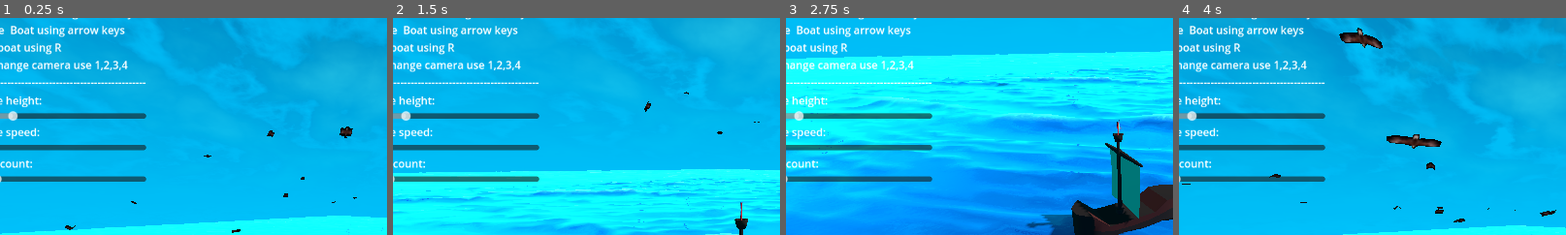
Above: before the commit, frames 1-4 (left to right).
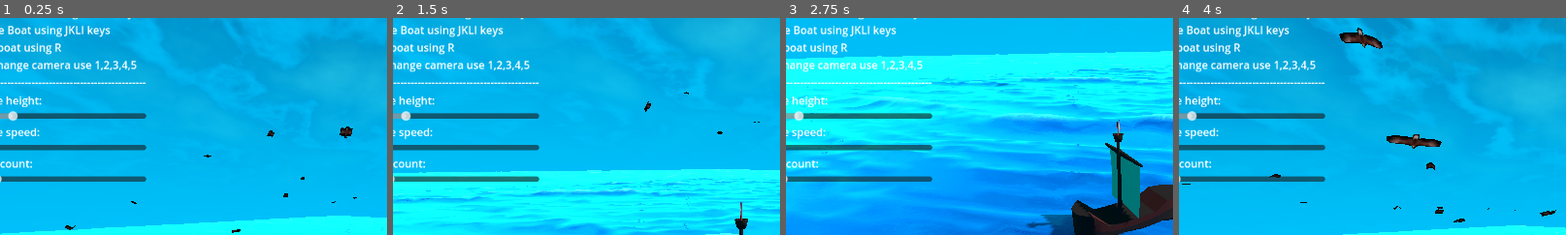
Above: after the commit, the same moments.

Repository: D0V4HKIIN/cs-341-computer-graphics-project
Game: Godot game, scene res://Main.tscn
Two runs of this game, one before a commit and one after it. Both use one fixed random seed, a clock stepped at 60 frames per second and the inputs below. The engine's default icon, where the game draws it, is replaced by a stand-in: a white triangle on a blue panel in a dark square.
Inputs (mouse positions are % of the whole screen's width and height, from its top left):
- Up to frame 1 (0.25 s): no input
- Up to frame 2 (1.5 s): move the mouse to (72, 45) at 0.52 s; hold Right (boat_right) 0.53-1.28 s; tap 1 (camera_1) at 0.6 s; move the mouse to (30, 55) at 1.27 s; hold Down (boat_back) from 1.28 s (still down); tap 2 (camera_2) at 1.35 s
- Up to frame 3 (2.75 s): move the mouse to (60, 28) at 2.02 s; release Down (boat_back) at 2.03 s; hold Right (boat_right) from 2.03 s (still down); tap 3 (camera_3) at 2.1 s
- Up to frame 4 (4 s): move the mouse to (45, 70) at 2.77 s; release Right (boat_right) at 2.78 s; hold Up (boat_forward) 2.78-3.53 s; tap 4 (camera_4) at 2.85 s; move the mouse to (80, 65) at 3.52 s; hold Left (boat_left) from 3.53 s (still down); tap 5 (camera_5) at 3.6 s
The pictures show only the part of the screen within x 5-55%, y 2-52%; the shares and areas given below are measured in that part.

The runs differ from the first frame. In frame 1, 0.9% of the frame differs, in the area x 2-36%, y 3-25%; in frame 2, 0.9%; in frame 3, 0.9%; in frame 4, 0.9%.

Commit message:
Change the UI text so it matches the current input mapping

Diff:
--- a/seas-341_captain_hooks_black_pearl/settings2.tscn
+++ b/seas-341_captain_hooks_black_pearl/settings2.tscn
@@ -40,9 +40,9 @@
 layout_mode = 2
 text = "Hey!
 Move Camera using WASD keys
-Move  Boat using arrow keys
+Move Boat using JKLI keys
 Flip boat using R
-To change camera use 1,2,3,4
+To change camera use 1,2,3,4,5
 -------------------------------------------------"
 
 [node name="wave height label" type="Label" parent="MarginContainer/VBoxContainer"]
--- a/seas-341_captain_hooks_black_pearl/water_noise_based_material.tres
+++ b/seas-341_captain_hooks_black_pearl/water_noise_based_material.tres
@@ -26,7 +26,7 @@
 render_priority = 0
 shader = ExtResource("1_whmqm")
 shader_parameter/water_displacement = Vector2(0, 0)
-shader_parameter/cpu_time = 419.833
+shader_parameter/cpu_time = 1.49912
 shader_parameter/height_scale = 2.0
 shader_parameter/noise_frequency = 0.05
 shader_parameter/wave_speed = 0.05
